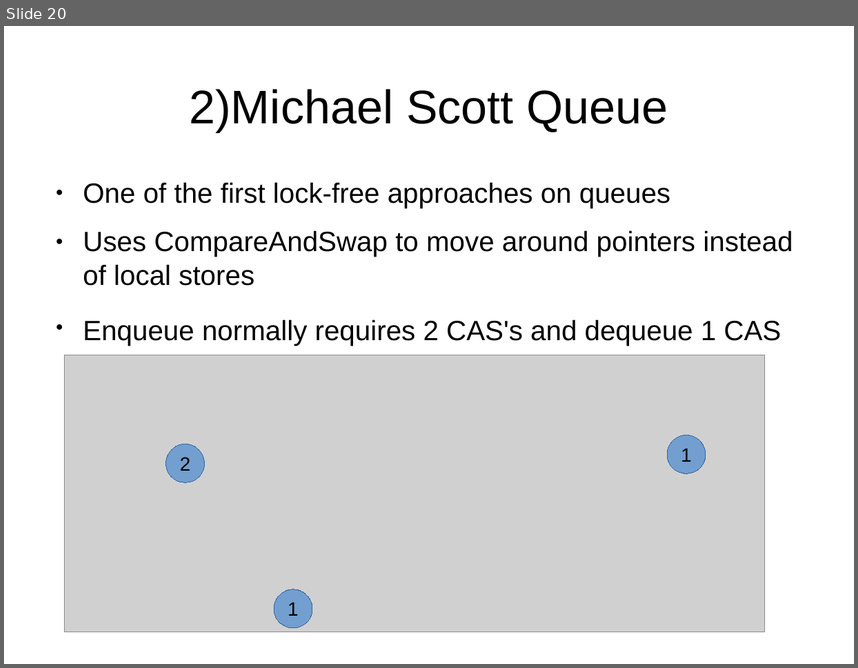
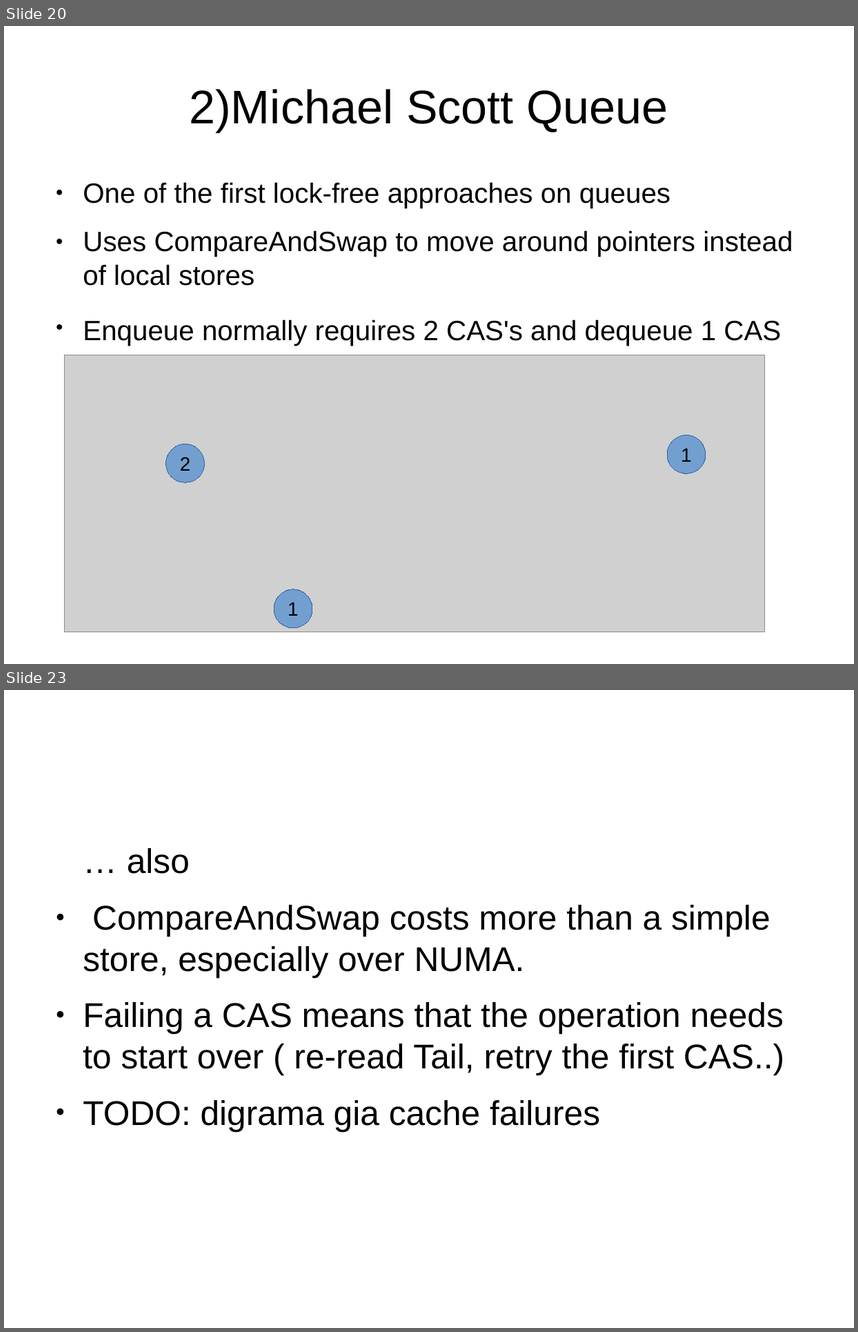
Before and after one commit to mpastyl/my_thesis, a slide deck: presentation.odp. Shown one above the other, each under a label of ours: slide 20 before the commit, slides 20 and 23 after it; the slides between them are not shown. The pictures are 858x668 and 858x1332 pixels, drawn with LibreOffice and Linux fonts; fonts in the diff are those of the drawing; grey boxes stand for pictures. Boxes give left, top, right and bottom in pixels: in the first picture for what was removed or moved away, otherwise in the second. Text is boxed around its words. In the diff, an @@ line names an element or a change of style, - is before the commit and + after.

```diff
--- a/presentation.odp
+++ b/presentation.odp
@@ slide 23 added at (4, 690, 854, 1328), background #FFFFFF @@
@@ text added at (83, 848, 784, 1131), 32 pt, text #000000 @@
+… also
+● CompareAndSwap costs more than a simple store, especially over NUMA.
+● Failing a CAS means that the operation needs to start over ( re-read Tail, retry the first CAS..)
+● TODO: digrama gia cache failures
```
Also in this commit, not shown: 2 slides changed, 6 other slides added.
